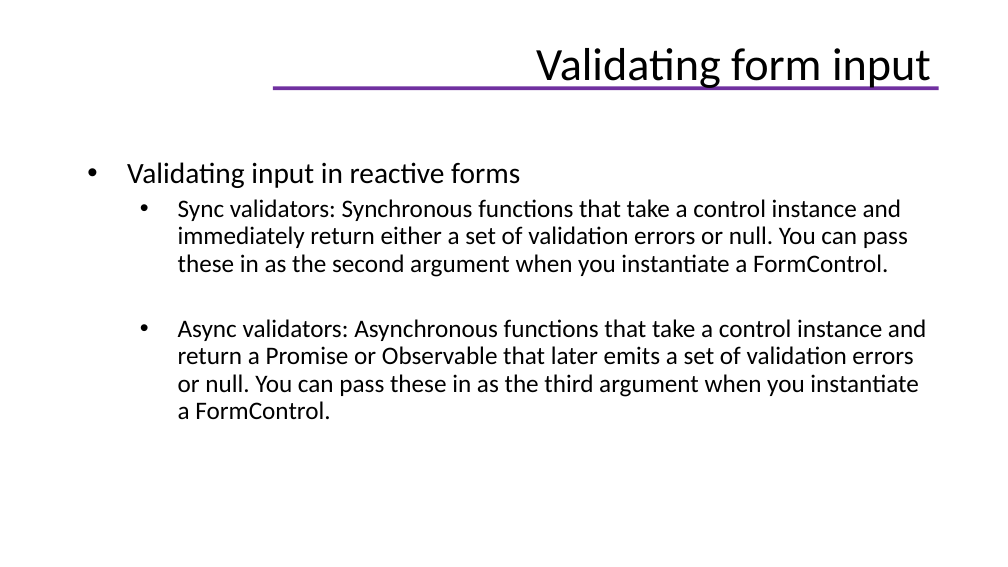
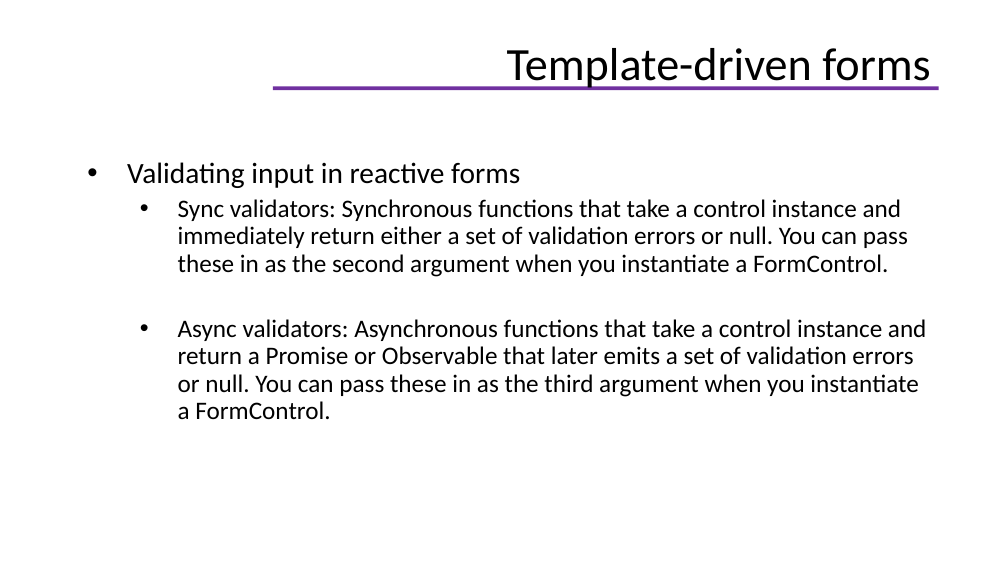
Before and after one commit to helenhash/angular-training, a slide deck: slide 77 of docs/Angular Training.pptx. Drawn at 1008x567 pixels with LibreOffice and Linux fonts; fonts in the diff are those of the drawing; background and template pictures are left out. Boxes give left, top, right and bottom in pixels: in the first picture for what was removed or moved away, otherwise in the second. Text is boxed around its words. In the diff, an @@ line names an element or a change of style, - is before the commit and + after.

```diff
--- a/docs/Angular Training.pptx
+++ b/docs/Angular Training.pptx
@@ title at <box>507,48,930,90</box>: text changed @@
-Validating form input
+Template-driven forms
```
Also in this commit, not shown: 7 other slides changed, 1 slide added, 1 slide removed.
